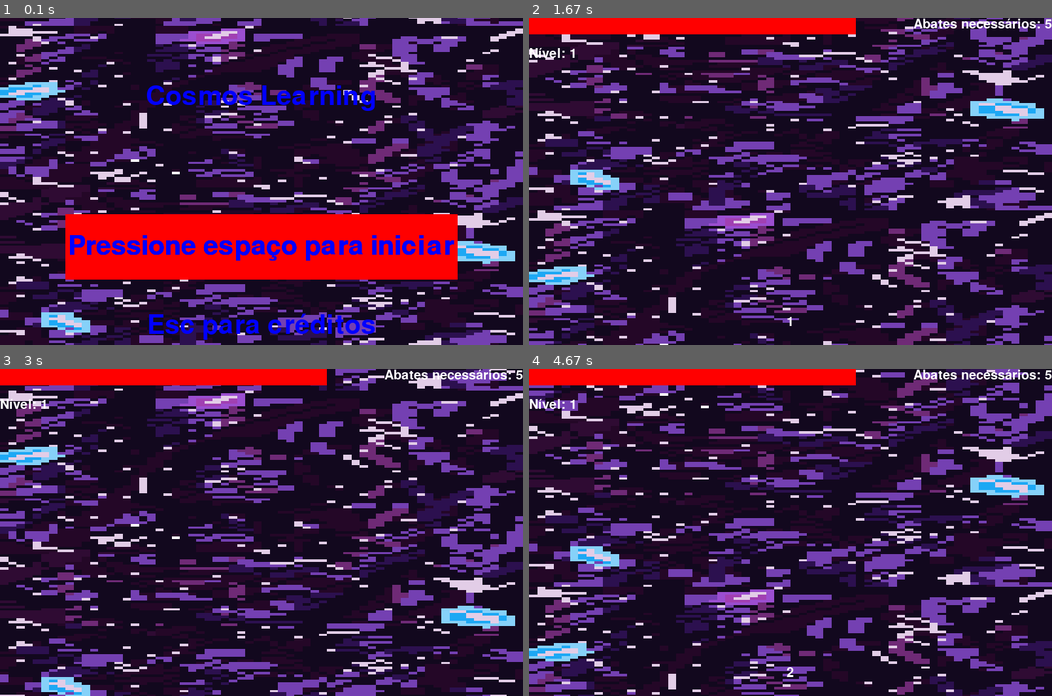
Above: before the commit, frames 1-4 (two rows, left to right).
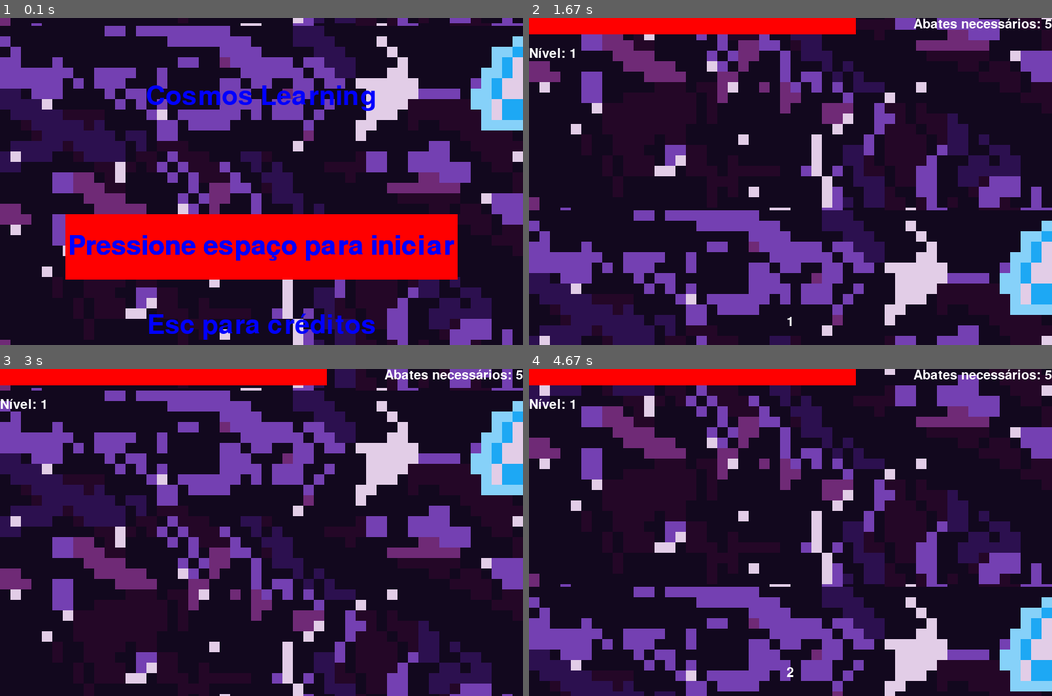
Above: after the commit, the same moments.

Repository: UNIVEM-BCC-BSI/Cosmos-Learning
Game: pygame game, started from tests/PyGame/final.py
Same seed, same stepped clock (60 frames per second), same inputs: the game is played once before the commit and once after it.
Inputs:
- Up to frame 1 (0.1 s): no input
- Up to frame 2 (1.67 s): tap one key every 0.33 s from 0.33 s: Esc Home Space 1
- Up to frame 3 (3 s): tap Space at 1.73, 2.03, 2.57 s; tap 6 at 2.17 s
- Up to frame 4 (4.67 s): tap 0 at 3.33 s; tap Space at 3.73, 4.03 s; tap 2 at 4.57 s

The runs differ from the first frame. In frame 1, 41% of the frame differs, in the area x 0-100%, y 0-100%; in frame 2, 46%; in frame 3, 46%; in frame 4, 46%.

Commit message:
planos de fundo

Diff:
--- a/tests/PyGame/final.py
+++ b/tests/PyGame/final.py
@@ -398,8 +398,8 @@
 
 
 
-    screen.blit(background, (0,scroolOffset))
-    screen.blit(background, (0,scroolOffset-background.get_height()))
+    screen.blit(backgroundGame[0], (0,scroolOffset))
+    screen.blit(backgroundGame[0], (0,scroolOffset-background.get_height()))
     increaseSpeed()
     checkResetBackground()
 
@@ -417,15 +417,17 @@
 spriteInimigo = pygame.image.load("./tests/PyGame/inimigo_1.png")
 spriteInimigo = pygame.transform.scale(spriteInimigo, (50,50))
 
-background = pygame.image.load("./tests/PyGame/background.png")
-background = pygame.transform.scale(background, (800,500))
+backgroundGame = [pygame.image.load("./tests/PyGame/background_level_1.png"),
+              pygame.image.load("./tests/PyGame/fundo-verde.png"),
+              pygame.image.load("./tests/PyGame/fundo-vermelho.png")
+              ]
 vermelho = pygame.surface.Surface((50,25))
 vermelho.fill("red")
 
 niveis = [
-    Level(screen, background, 500, 5000, 10, vermelho, 5, spriteInimigo,1, 1, 1, 10, fontGame),
-    Level(screen, background, 500, 4000, 10, vermelho, 5, spriteInimigo, 2, 2, 10, 20, fontGame),
-    Level(screen, background, 500, 3000, 10, vermelho, 5, spriteInimigo, 3, 3, 20, 30, fontGame)
+    Level(screen, backgroundGame[0], 500, 5000, 10, vermelho, 5, spriteInimigo,1, 1, 1, 10, fontGame),
+    Level(screen, backgroundGame[1], 500, 4000, 10, vermelho, 5, spriteInimigo, 2, 2, 10, 20, fontGame),
+    Level(screen, backgroundGame[2], 500, 3000, 10, vermelho, 5, spriteInimigo, 3, 3, 20, 30, fontGame)
 ]
 
 textoFim = font.render("FIM", True, "blue")
@@ -444,14 +446,6 @@
             currentScreen = "home"
         elif niveis[currentLevel].concluido:
             currentLevel += 1
-
-
-
-
-
-
-
-
 
 
 def showCreditos():
Binary file added: tests/PyGame/background_level_1.png
Binary file added: tests/PyGame/fundo-verde.png
Binary file added: tests/PyGame/fundo-vermelho.png
